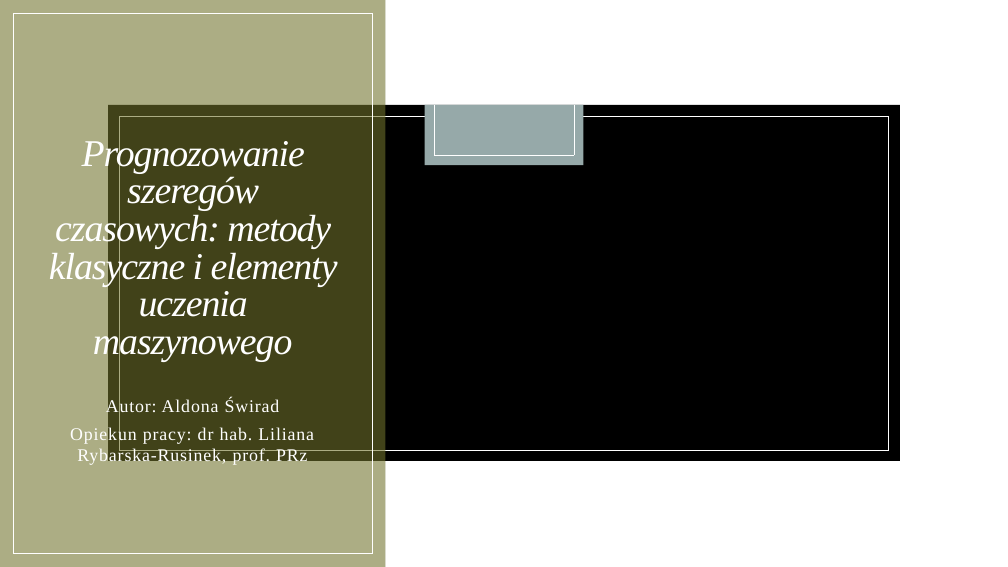
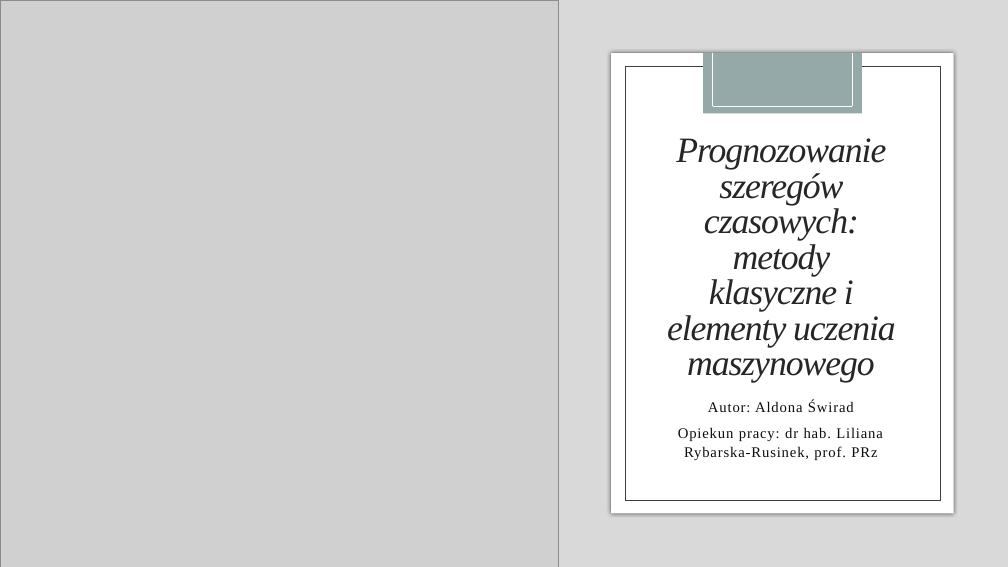
Before and after one commit to AldonaSwirad/Machine-learning-in-time-series-analysis, a slide deck: slide 1 of Prognozowanie szeregów czasowych.pptx. Drawn at 1008x567 pixels with LibreOffice and Linux fonts; fonts in the diff are those of the drawing; grey boxes stand for pictures; background and template pictures are left out. Boxes give left, top, right and bottom in pixels: in the first picture for what was removed or moved away, otherwise in the second. Text is boxed around its words. In the diff, an @@ line names an element or a change of style, - is before the commit and + after.

```diff
--- a/Prognozowanie szeregów czasowych.pptx
+++ b/Prognozowanie szeregów czasowych.pptx
@@ background picture (left out) to #FFFFFF @@
@@ rectangle removed at (0,0,386,567) @@
@@ rectangle removed at (0,0,386,567) @@
@@ rectangle added at (0,0,1008,567), fill #D9D9D9 @@
@@ picture added at (0,0,559,567) @@
@@ rectangle removed at (14,14,372,554) @@
@@ rectangle added at (611,53,954,513), fill #FFFFFF @@
@@ rectangle added at (703,53,862,113), fill #96A9A9 @@
@@ line added from (712, 53) to (712, 106), #FFFFFF 0.5 pt @@
@@ line added from (852, 53) to (852, 106), #FFFFFF 0.5 pt @@
@@ rectangle added at (625,67,940,500), fill #FFFFFF, outline #404040 0.5 pt @@
@@ rectangle: place and size @@
-rectangle at (0,0,1008,567)
+rectangle at (108,105,900,461)
@@ rectangle at (108,105,900,461): shadow on @@
@@ rectangle removed at (108,105,900,461) @@
@@ rectangle removed at (119,116,889,450) @@
@@ rectangle removed at (425,105,584,166) @@
@@ line removed from (434, 105) to (434, 156) @@
@@ line removed from (574, 105) to (574, 156) @@
@@ line added from (712, 107) to (852, 107), #FFFFFF 0.5 pt @@
@@ title "Prognozowanie szeregów czasowych: metody klasyczne ...": place and size @@
-title "Prognozowanie szeregów czasowych: metody klasyczne ..." at (49,136,338,362)
+title "Prognozowanie szeregów czasowych: metody klasyczne ..." at (667,138,896,383)
@@ title "Prognozowanie szeregów czasowych: metody klasyczne ..." at (667,138,896,383): size 36 to 34 pt, text colour #FFFFFF to #262626 @@
@@ line removed from (434, 156) to (574, 156) @@
@@ subtitle "Autor: Aldona Świrad": place and size @@
-subtitle "Autor: Aldona Świrad" at (70,399,314,466)
+subtitle "Autor: Aldona Świrad" at (678,401,883,460)
@@ subtitle "Autor: Aldona Świrad" at (678,401,883,460): size 17 to 14 pt, text colour #FFFFFF to #0D0D0D; line spacing 1 to 1.1 @@
```
Also in this commit, not shown: 1 other slide changed, 1 slide added, 2 slides removed, 7 other files.
